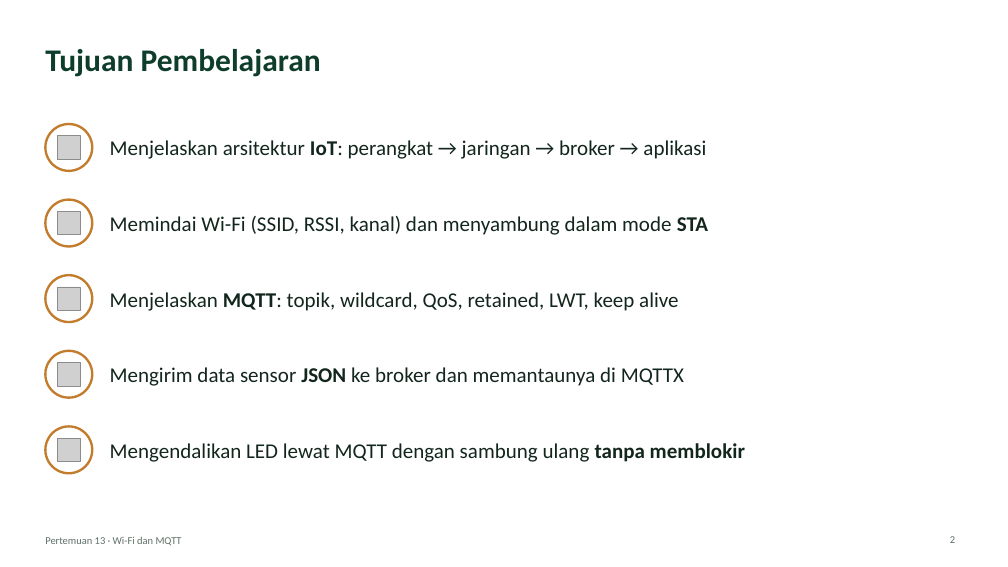
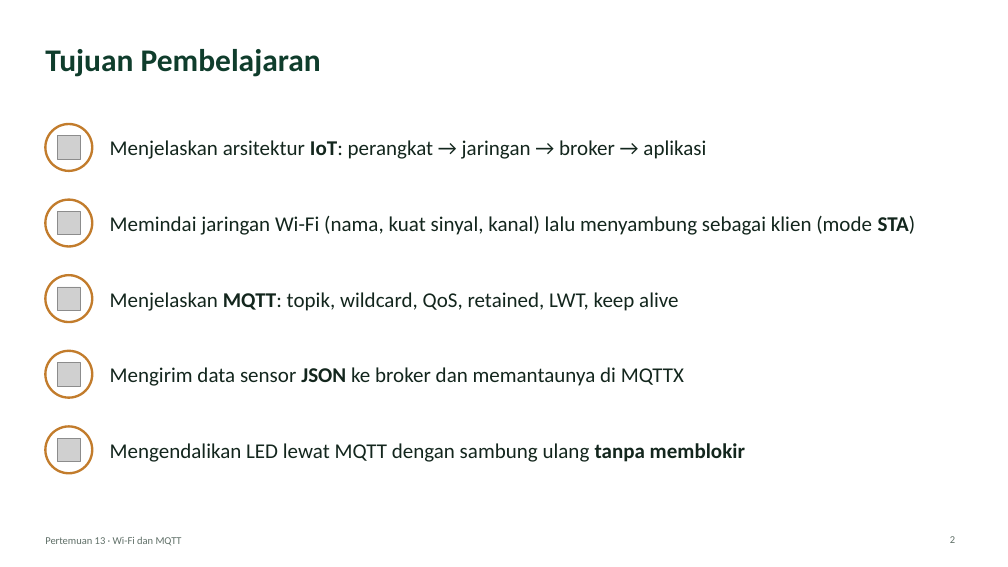
Before and after one commit to antonprafanto/embeddedsystem, a slide deck: slide 2 of slide/pptx/P13-WiFi-dan-MQTT.pptx. Drawn at 1008x567 pixels with LibreOffice and Linux fonts; fonts in the diff are those of the drawing; grey boxes stand for pictures. Boxes give left, top, right and bottom in pixels: in the first picture for what was removed or moved away, otherwise in the second. Text is boxed around its words. In the diff, an @@ line names an element or a change of style, - is before the commit and + after.

```diff
--- a/slide/pptx/P13-WiFi-dan-MQTT.pptx
+++ b/slide/pptx/P13-WiFi-dan-MQTT.pptx
@@ text at box(110, 216, 916, 235): text changed @@
-Memindai Wi-Fi (SSID, RSSI, kanal) dan menyambung dalam mode STA
+Memindai jaringan Wi-Fi (nama, kuat sinyal, kanal) lalu menyambung sebagai klien (mode STA)
```
Also in this commit, not shown: 1 other slide changed, 27 other files.
